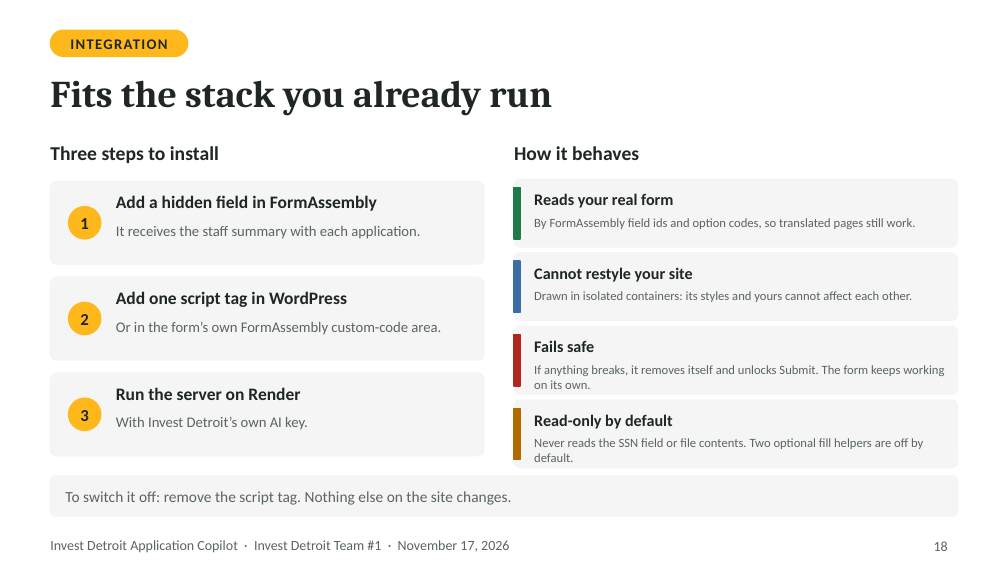
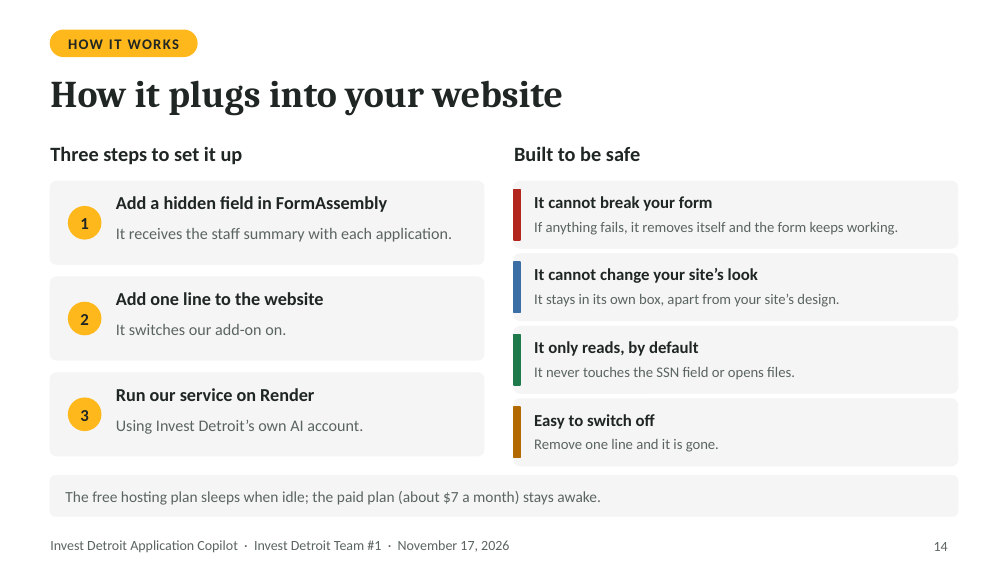
Before and after one commit to ojhnny/invest-detroit-application-copilot, a slide deck: slide 14 of docs/presentation/Invest-Detroit-Copilot-Final-Presentation.pptx (slide 18 before the commit). Drawn at 1008x567 pixels with LibreOffice and Linux fonts; fonts in the diff are those of the drawing. Boxes give left, top, right and bottom in pixels: in the first picture for what was removed or moved away, otherwise in the second. Text is boxed around its words. In the diff, an @@ line names an element or a change of style, - is before the commit and + after.

```diff
--- a/docs/presentation/Invest-Detroit-Copilot-Final-Presentation.pptx
+++ b/docs/presentation/Invest-Detroit-Copilot-Final-Presentation.pptx
@@ rounded rectangle: place and size @@
-rounded rectangle at (50,30,187,56)
+rounded rectangle at (50,30,197,56)
@@ text at (68,39,179,49): text changed @@
-INTEGRATION
+HOW IT WORKS
@@ text at (50,80,563,116): text changed @@
-Fits the stack you already run
+How it plugs into your website
@@ text at (50,146,243,165): text changed; size 14 to 14.5 pt @@
-Three steps to install
+Three steps to set it up
@@ text at (514,146,640,161): text changed; size 14 to 14.5 pt @@
-How it behaves
+Built to be safe
@@ text "Add a hidden field in ..." at (116,196,387,212): size 12.5 to 13 pt @@
@@ rectangle at (514,190,520,240): fill #1E7A4B to #B3261E; outline #1E7A4B 1 pt to #B3261E 1 pt @@
@@ text at (534,196,713,211): text changed; size 11.5 to 12 pt @@
-Reads your real form
+It cannot break your form
@@ text "It receives the staff summary ..." at (116,228,452,242): size 10.5 to 11.5 pt @@
@@ text at (534,222,898,235): text changed; size 9 to 10.5 pt @@
-By FormAssembly field ids and option codes, so translated pages still work.
+If anything fails, it removes itself and the form keeps working.
@@ text at (534,268,758,283): text changed; size 11.5 to 12 pt @@
-Cannot restyle your site
+It cannot change your site’s look
@@ text at (116,292,323,305): text changed; size 12.5 to 13 pt @@
-Add one script tag in WordPress
+Add one line to the website
@@ text at (534,294,839,307): text changed; size 9 to 10.5 pt @@
-Drawn in isolated containers: its styles and yours cannot affect each other.
+It stays in its own box, apart from your site’s design.
@@ text at (116,324,286,335): text changed; size 10.5 to 11.5 pt @@
-Or in the form’s own FormAssembly custom-code area.
+It switches our add-on on.
@@ rectangle at (514,335,520,385): fill #B3261E to #1E7A4B; outline #B3261E 1 pt to #1E7A4B 1 pt @@
@@ text at (534,341,699,356): text changed; size 11.5 to 12 pt @@
-Fails safe
+It only reads, by default
@@ text at (116,388,314,401): text changed; size 12.5 to 13 pt @@
-Run the server on Render
+Run our service on Render
@@ text at (534,367,795,380): text changed; size 9 to 10.5 pt @@
-If anything breaks, it removes itself and unlocks Submit. The form keeps working on its own.
+It never touches the SSN field or opens files.
@@ proportions changed in 4 elements at (514,327,958,393), (514,254,958,321), (514,181,958,248), (514,399,958,466) @@
@@ text at (534,414,655,429): text changed; size 11.5 to 12 pt @@
-Read-only by default
+Easy to switch off
@@ text at (116,420,363,434): text changed; size 10.5 to 11.5 pt @@
-With Invest Detroit’s own AI key.
+Using Invest Detroit’s own AI account.
@@ text at (534,439,719,452): text changed; size 9 to 10.5 pt @@
-Never reads the SSN field or file contents. Two optional fill helpers are off by default.
+Remove one line and it is gone.
@@ text at (65,491,601,505): text changed @@
-To switch it off: remove the script tag. Nothing else on the site changes.
+The free hosting plan sleeps when idle; the paid plan (about $7 a month) stays awake.
@@ page number at (934,542,948,551): text changed @@
-18
+14
```
Also in this commit, not shown: 16 other slides changed, 3 slides added, 14 slides removed, 1 other file.
